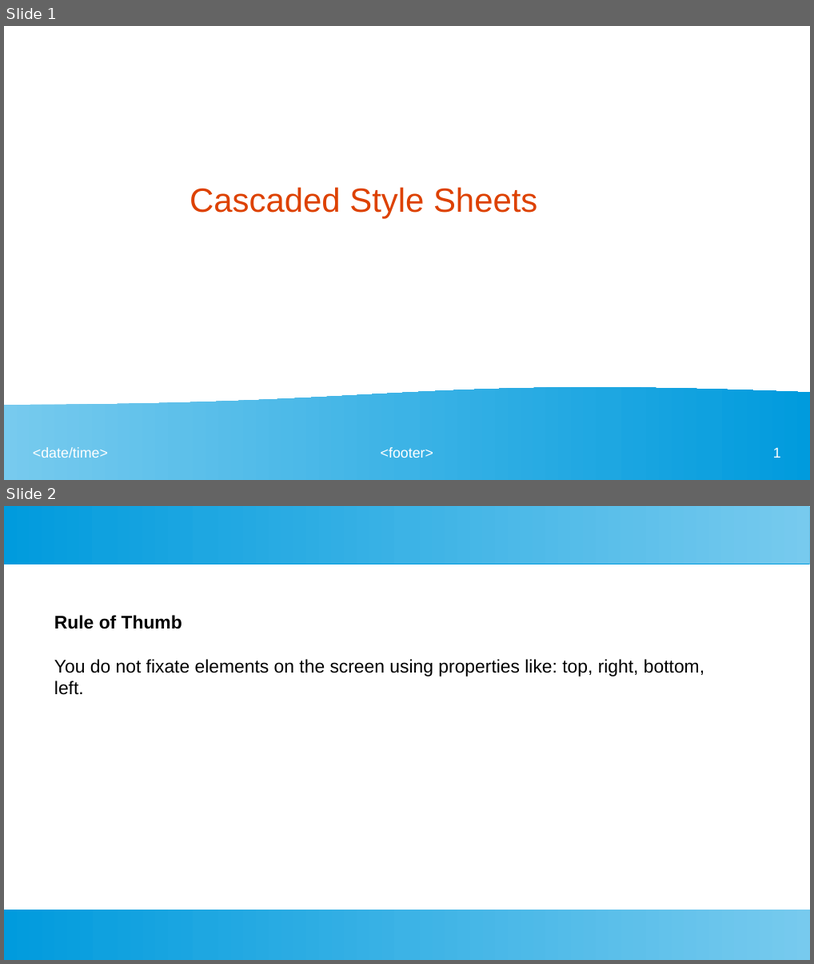
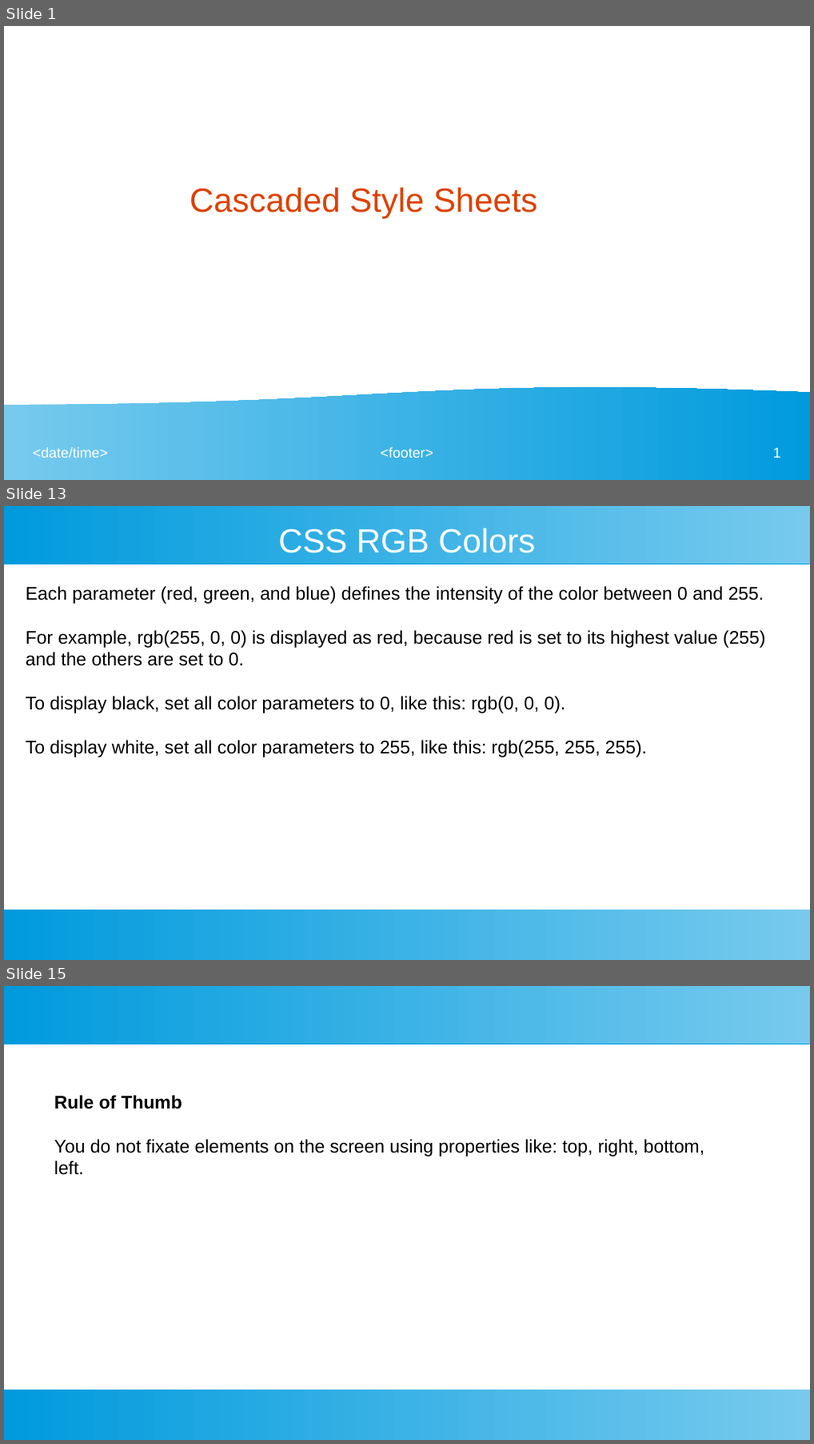
Before and after one commit to ashishjain1547/webDevelopmentCourseUsingFlask, a slide deck: CSS.odp. Shown one above the other, each under a label of ours: slides 1 and 2 before the commit, slides 1, 13 and 15 after it; the slides between them are not shown. The pictures are 814x964 and 814x1444 pixels, drawn with LibreOffice and Linux fonts; fonts in the diff are those of the drawing. Boxes give left, top, right and bottom in pixels: in the first picture for what was removed or moved away, otherwise in the second. Text is boxed around its words. In the diff, an @@ line names an element or a change of style, - is before the commit and + after.

```diff
--- a/CSS.odp
+++ b/CSS.odp
@@ slide 13 added at bbox=[4, 506, 810, 960], background #FFFFFF; not listed: 2 template elements that a slide beside it also shows @@
@@ title added at bbox=[278, 528, 535, 553], 33 pt, text #FFFFFF @@
+CSS RGB Colors
@@ text added at bbox=[26, 586, 766, 757], 18 pt, text #000000 @@
+Each parameter (red, green, and blue) defines the intensity of the color between 0 and 255.
+For example, rgb(255, 0, 0) is displayed as red, because red is set to its highest value (255) and the others are set to 0.
+To display black, set all color parameters to 0, like this: rgb(0, 0, 0).
+To display white, set all color parameters to 255, like this: rgb(255, 255, 255).
@@ what was slide 2 is now slide 15 @@
```
Also in this commit, not shown: 12 other slides added, 16 other files.
